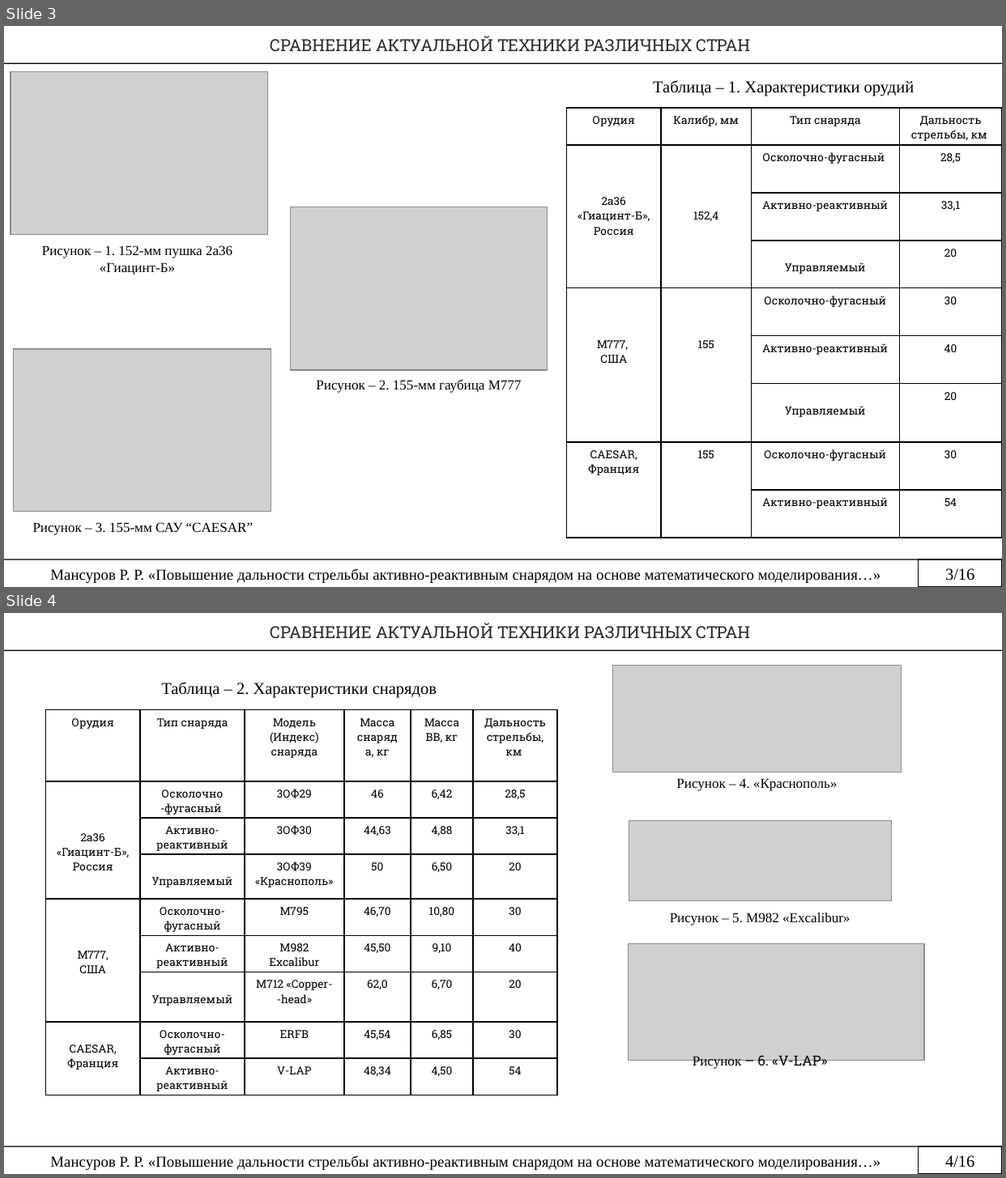
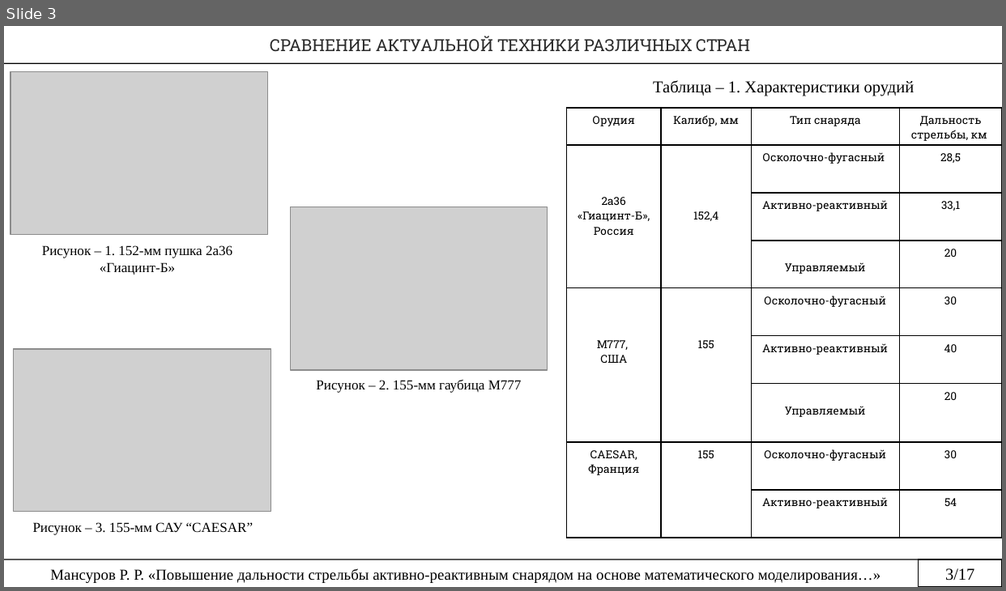
Before and after one commit to rustam-mansurov/cats, a slide deck: Мансуров Р.Р. — копия (2).pptx. Shown one above the other, each under a label of ours: slides 3 and 4 before the commit, slide 3 after it. The pictures are 1006x1178 and 1006x591 pixels, drawn with LibreOffice and Linux fonts; fonts in the diff are those of the drawing; grey boxes stand for pictures. Boxes give left, top, right and bottom in pixels: in the first picture for what was removed or moved away, otherwise in the second. Text is boxed around its words. In the diff, an @@ line names an element or a change of style, - is before the commit and + after.

```diff
--- a/Мансуров Р.Р. — копия (2).pptx
+++ b/Мансуров Р.Р. — копия (2).pptx
@@ slide 4 removed at box(4, 613, 1002, 1174), background #FFFFFF @@
@@ text removed at box(270, 623, 750, 639) @@
-СРАВНЕНИЕ АКТУАЛЬНОЙ ТЕХНИКИ РАЗЛИЧНЫХ СТРАН
@@ line removed from (4, 651) to (1002, 651) @@
@@ text removed at box(161, 682, 437, 698) @@
-Таблица – 2. Характеристики снарядов
@@ picture removed at box(613, 665, 901, 773) @@
@@ table removed at box(46, 710, 557, 1095), 9 rows, 6 columns @@
-Орудия | Тип снаряда | Модель / (Индекс) снаряда | Масса снаряда, кг | Масса ВВ, кг | Дальность стрельбы, км
-2а36 «Гиацинт-Б», / Россия | Осколочно -фугасный | 3ОФ29 | 46 | 6,42 | 28,5
- | Активно-реактивный | 3ОФ30 | 44,63 | 4,88 | 33,1
- | Управляемый | 3ОФ39 «Краснополь» | 50 | 6,50 | 20
-М777, / США | Осколочно-фугасный | М795 | 46,70 | 10,80 | 30
- | Активно-реактивный | M982 Excalibur | 45,50 | 9,10 | 40
- | Управляемый | M712 «Copper- / -head» | 62,0 | 6,70 | 20
-CAESAR, / Франция | Осколочно-фугасный | ERFB | 45,54 | 6,85 | 30
- | Активно-реактивный | V-LAP | 48,34 | 4,50 | 54
@@ text removed at box(676, 778, 837, 791) @@
-Рисунок – 4. «Краснополь»
@@ picture removed at box(629, 820, 891, 901) @@
@@ text removed at box(670, 913, 850, 926) @@
-Рисунок – 5. М982 «Excalibur»
@@ picture removed at box(629, 943, 925, 1060) @@
@@ text removed at box(692, 1055, 827, 1071) @@
-Рисунок – 6. «V-LAP»
@@ line removed from (4, 1147) to (920, 1147) @@
@@ rectangle removed at box(918, 1147, 1002, 1174) @@
@@ page number removed at box(918, 1147, 1002, 1174) @@
-4/16
@@ text removed at box(50, 1156, 880, 1170) @@
-Мансуров Р. Р. «Повышение дальности стрельбы активно-реактивным снарядом на основе математического моделирования…»
@@ page number at box(945, 569, 974, 581): text changed @@
-3/16
+3/17
```
Also in this commit, not shown: 13 slides changed, 1 slide added.
